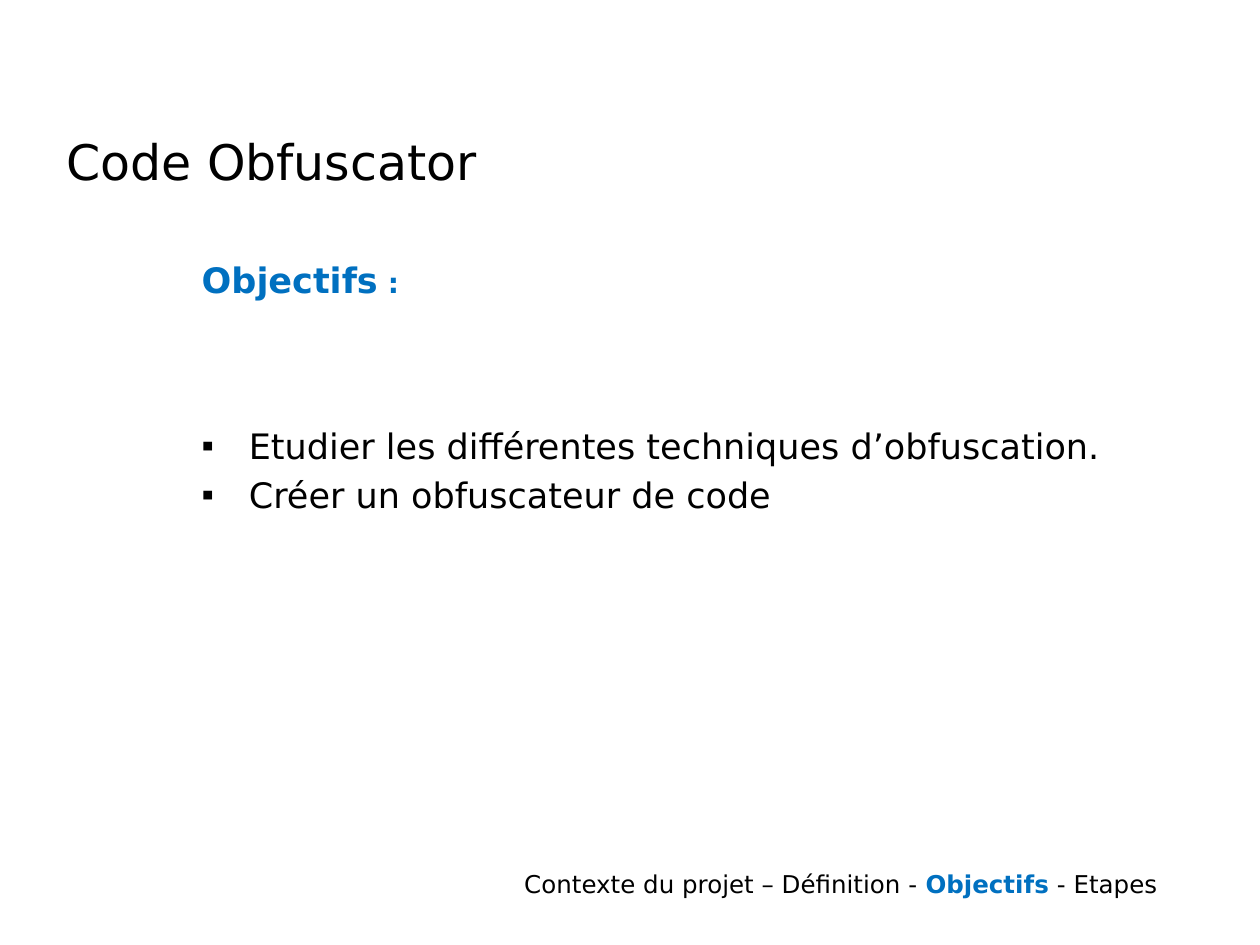
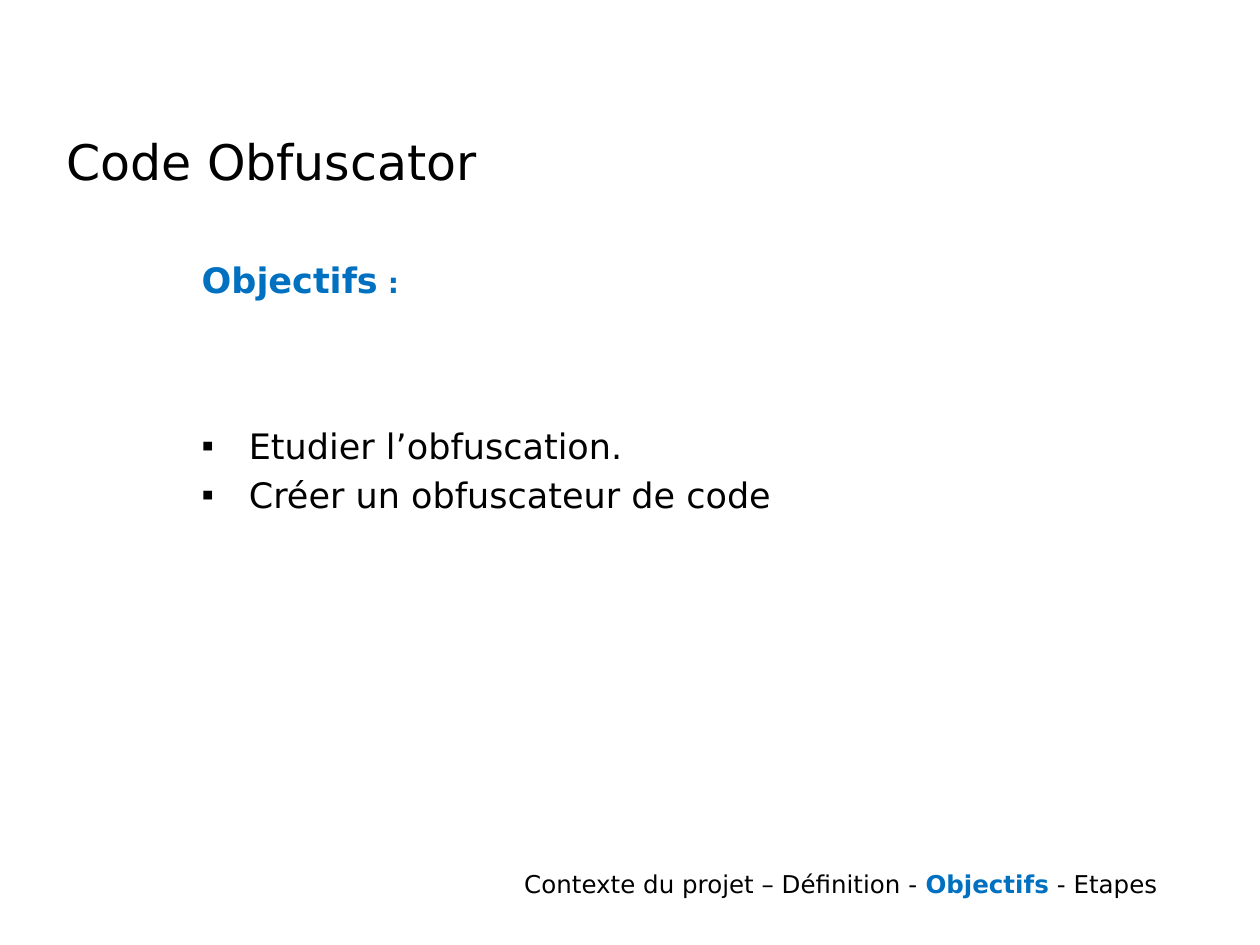
Before and after one commit to wanchouchou/code-obfuscator, a slide deck: slide 4 of CahierDesCharges.pptx. Drawn at 1260x945 pixels with LibreOffice and Linux fonts; fonts in the diff are those of the drawing; background and template pictures are left out. Boxes give left, top, right and bottom in pixels: in the first picture for what was removed or moved away, otherwise in the second. Text is boxed around its words. In the diff, an @@ line names an element or a change of style, - is before the commit and + after.

```diff
--- a/CahierDesCharges.pptx
+++ b/CahierDesCharges.pptx
@@ text at (249, 432, 622, 460): text changed @@
-▪ Etudier les différentes techniques d’obfuscation.
+▪ Etudier l’obfuscation.
```
Also in this commit, not shown: 2 other slides changed.
